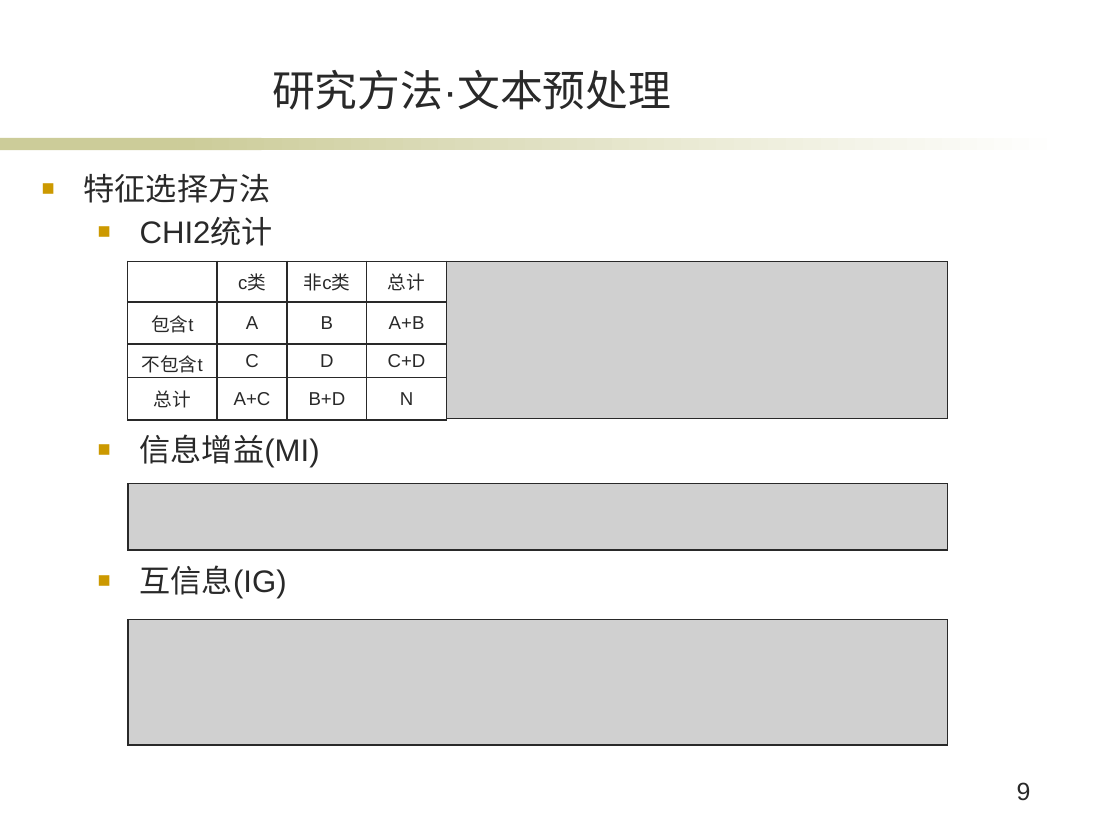
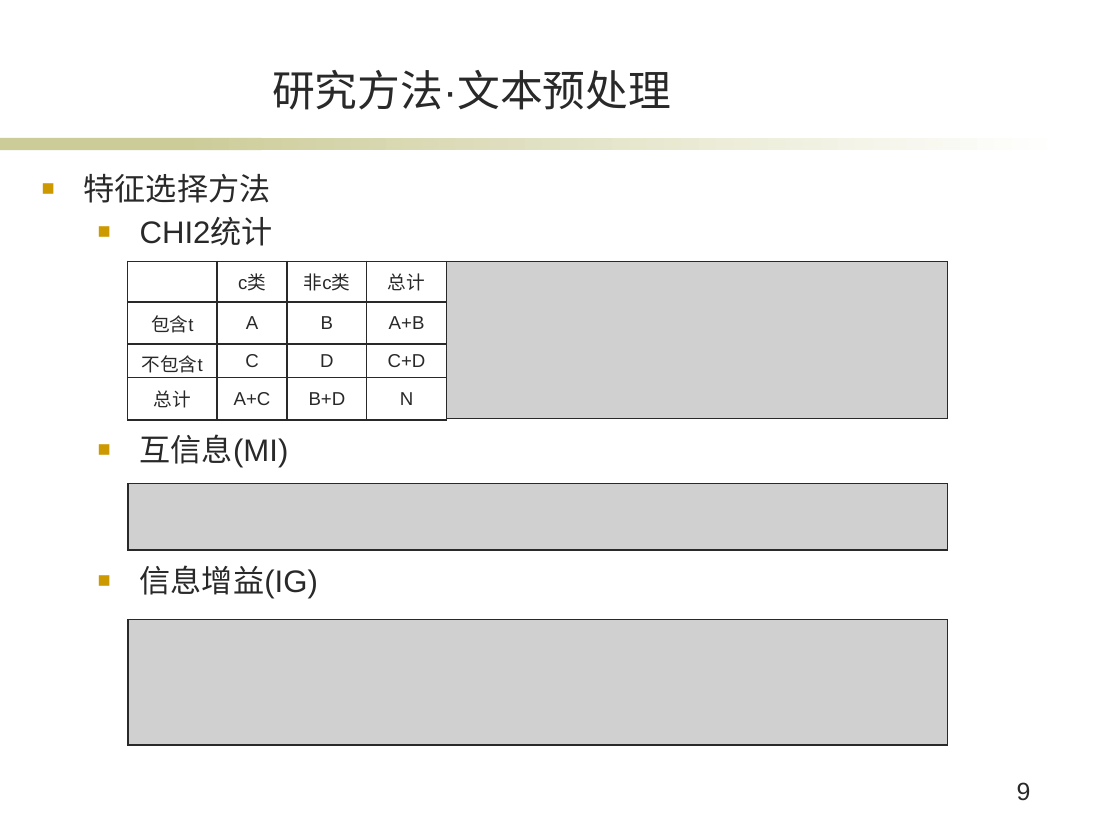
Before and after one commit to XuanBQ/SogouClientsPredict, a slide deck: slide 9 of bq_毕业答辩.pptx. Drawn at 1120x840 pixels with LibreOffice and Linux fonts; fonts in the diff are those of the drawing; grey boxes stand for pictures; background and template pictures are left out. Boxes give left, top, right and bottom in pixels: in the first picture for what was removed or moved away, otherwise in the second. Text is boxed around its words. In the diff, an @@ line names an element or a change of style, - is before the commit and + after.

Commit message:
ppt end

```diff
--- a/bq_毕业答辩.pptx
+++ b/bq_毕业答辩.pptx
@@ text at bbox=[140, 434, 318, 599]: text changed @@
-  ■ 信息增益(MI)
-  ■ 互信息(IG)
+  ■ 互信息(MI)
+  ■ 信息增益(IG)
```
Also in this commit, not shown: 5 other slides changed, 3 other files.
